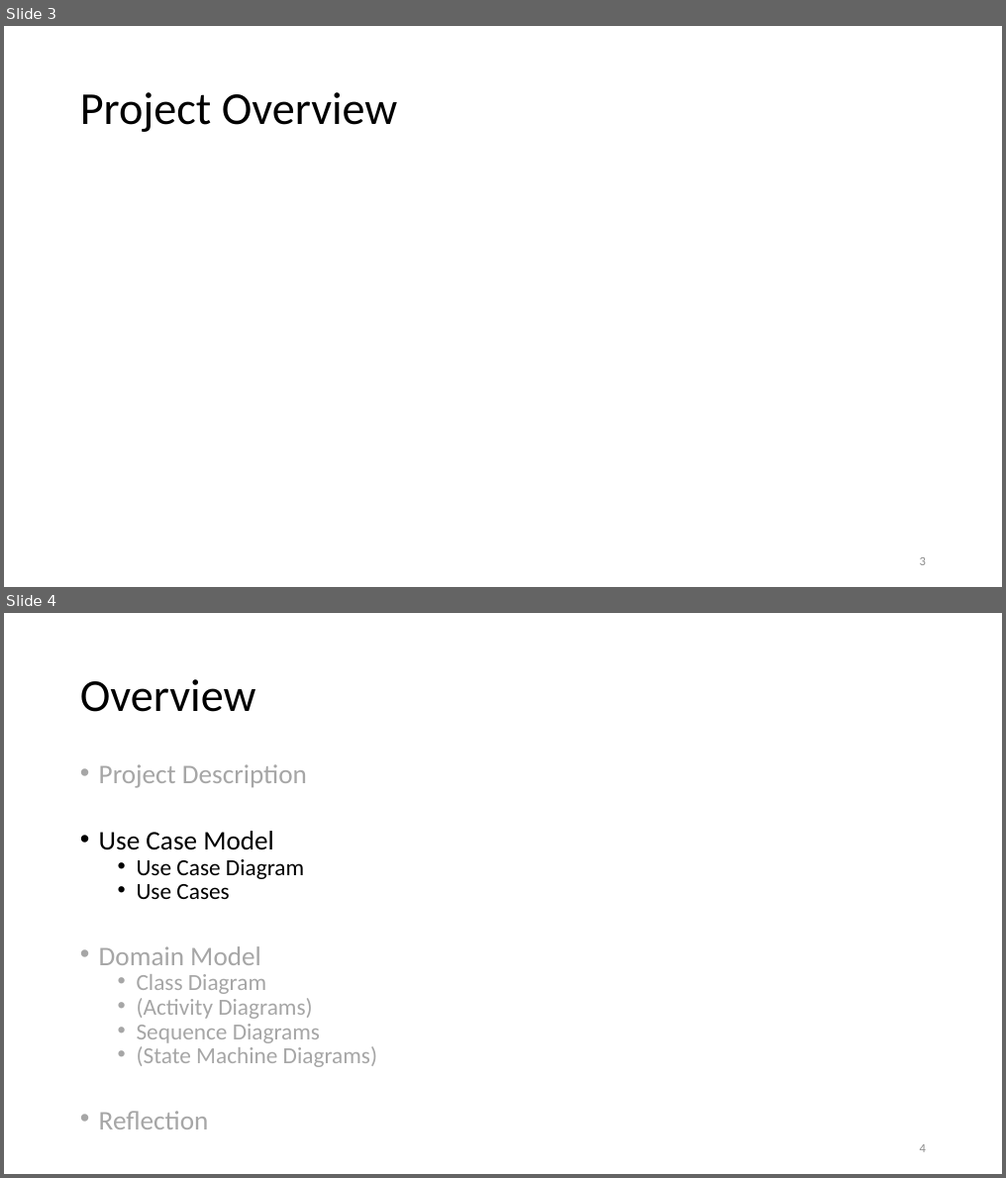
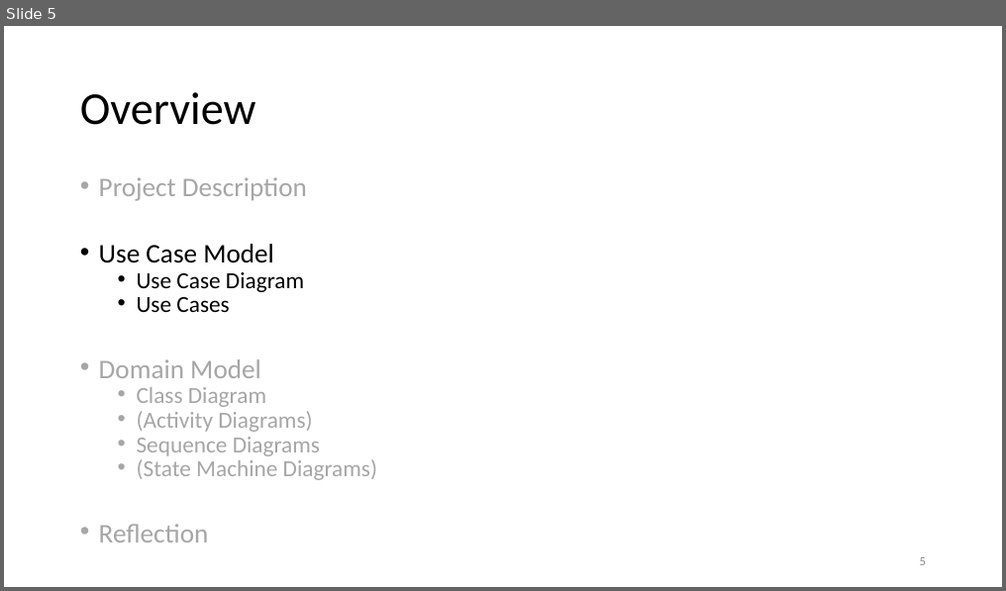
Before and after one commit to datduyng/networkflow.java, a slide deck: slides/increment02-use-case-analysis.pptx. Shown one above the other, each under a label of ours: slides 3 and 4 before the commit, slide 5 after it. The pictures are 1006x1178 and 1006x591 pixels, drawn with LibreOffice and Linux fonts; fonts in the diff are those of the drawing. Boxes give left, top, right and bottom in pixels: in the first picture for what was removed or moved away, otherwise in the second. Text is boxed around its words. In the diff, an @@ line names an element or a change of style, - is before the commit and + after.

```diff
--- a/slides/increment02-use-case-analysis.pptx
+++ b/slides/increment02-use-case-analysis.pptx
@@ slide 3 removed at (x1=4, y1=26, x2=1002, y2=587), background #FFFFFF @@
@@ title removed at (x1=80, y1=92, x2=398, y2=132) @@
-Project Overview
@@ page number removed at (x1=920, y1=558, x2=926, y2=566) @@
-3
@@ what was slide 4 is now slide 5 @@
@@ page number at (x1=920, y1=558, x2=926, y2=566): text changed @@
-4
+5
```
Also in this commit, not shown: 5 slides changed, 6 slides added, 2 other slides removed, 2 other files.
